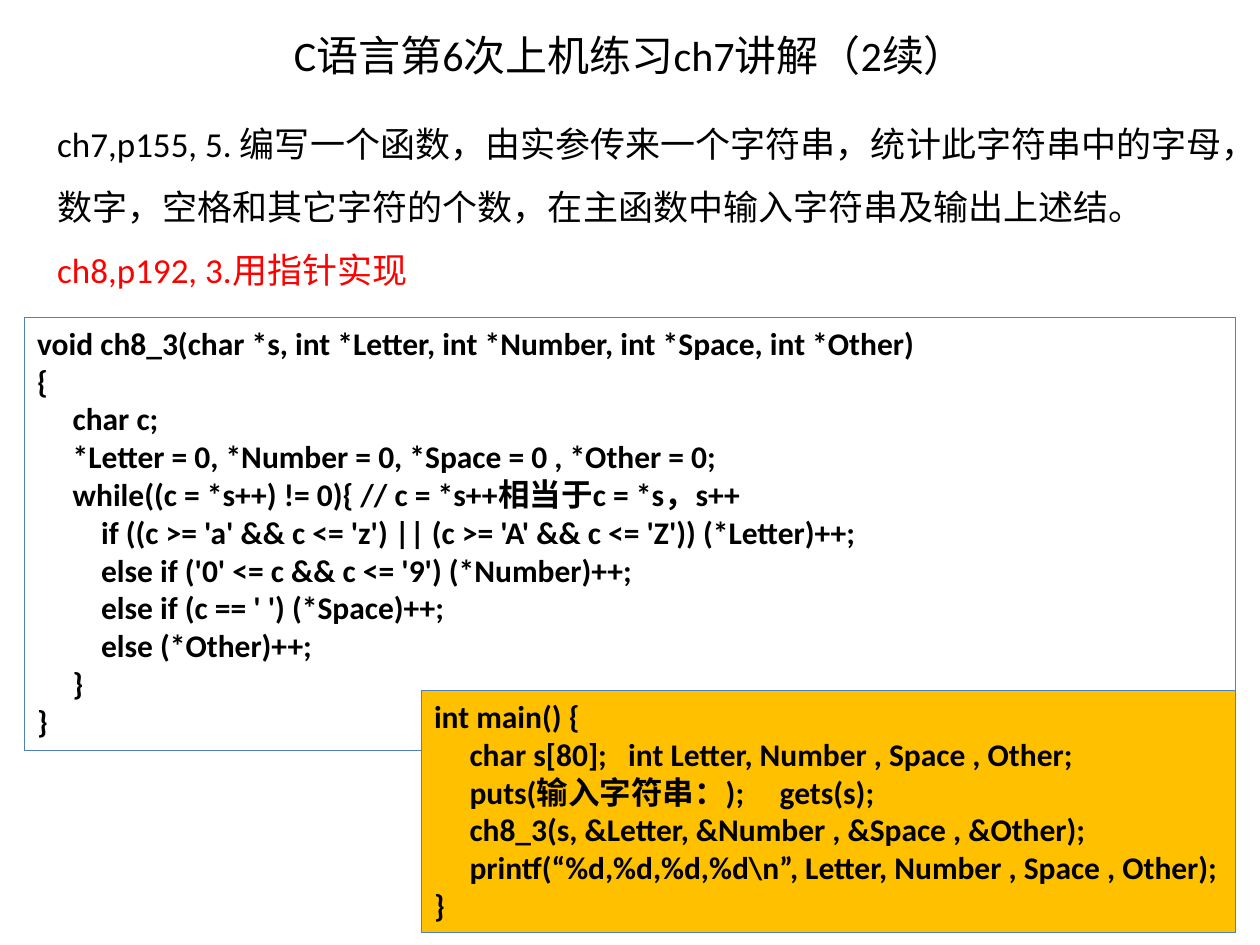
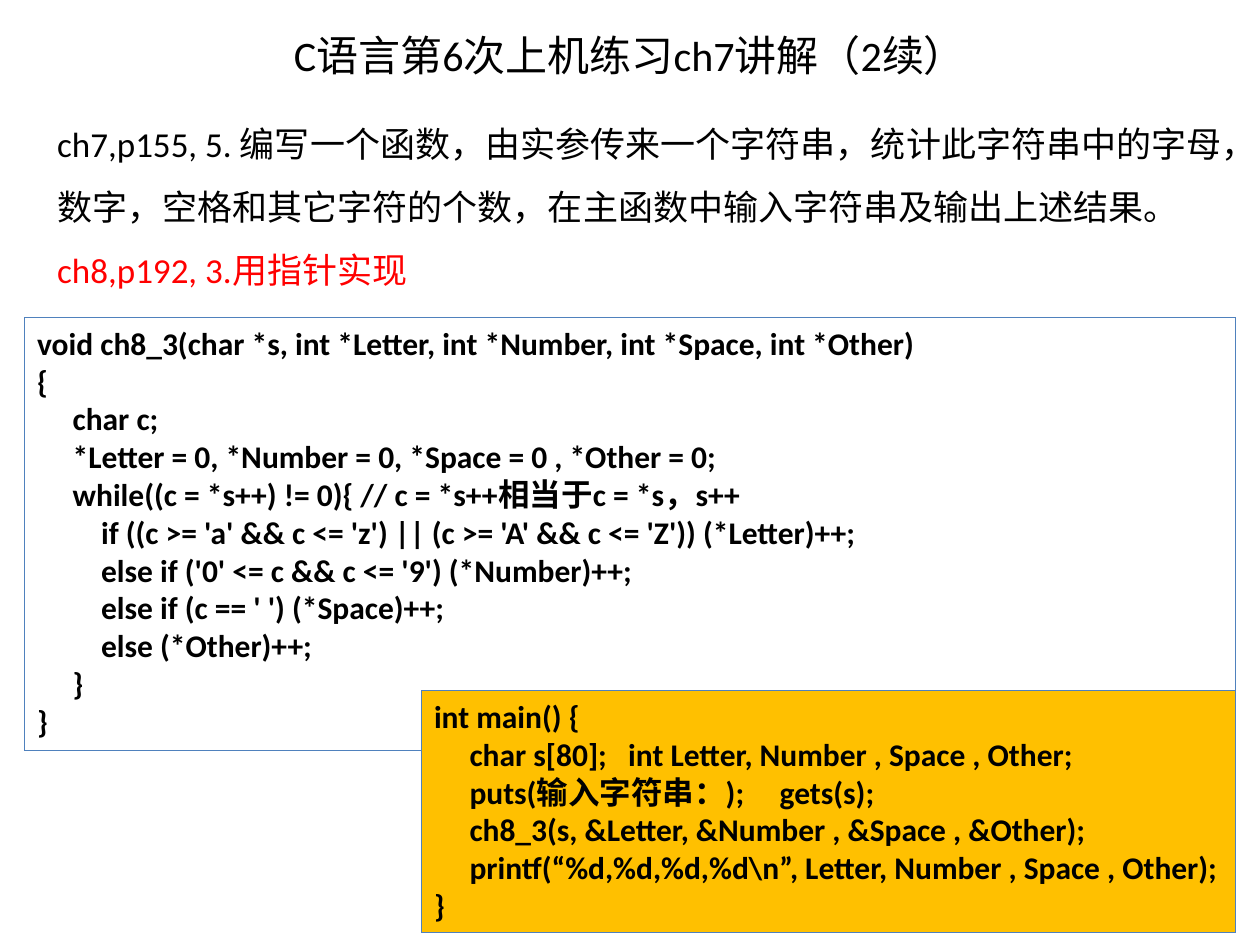
Before and after one commit to jtrfid/C-Repositories, a slide deck: slide 46 of 2016/上机安排.pptx. Drawn at 1260x945 pixels with LibreOffice and Linux fonts; fonts in the diff are those of the drawing. Boxes give left, top, right and bottom in pixels: in the first picture for what was removed or moved away, otherwise in the second. Text is boxed around its words. In the diff, an @@ line names an element or a change of style, - is before the commit and + after.

```diff
--- a/2016/上机安排.pptx
+++ b/2016/上机安排.pptx
@@ text at [57, 127, 1257, 289]: text changed @@
-ch7,p155, 5. 编写一个函数，由实参传来一个字符串，统计此字符串中的字母，数字，空格和其它字符的个数，在主函数中输入字符串及输出上述结。ch8,p192, 3.用指针实现
+ch7,p155, 5. 编写一个函数，由实参传来一个字符串，统计此字符串中的字母，数字，空格和其它字符的个数，在主函数中输入字符串及输出上述结果。ch8,p192, 3.用指针实现
```
Also in this commit, not shown: 4 other slides changed, 6 slides added, 4 other files.
